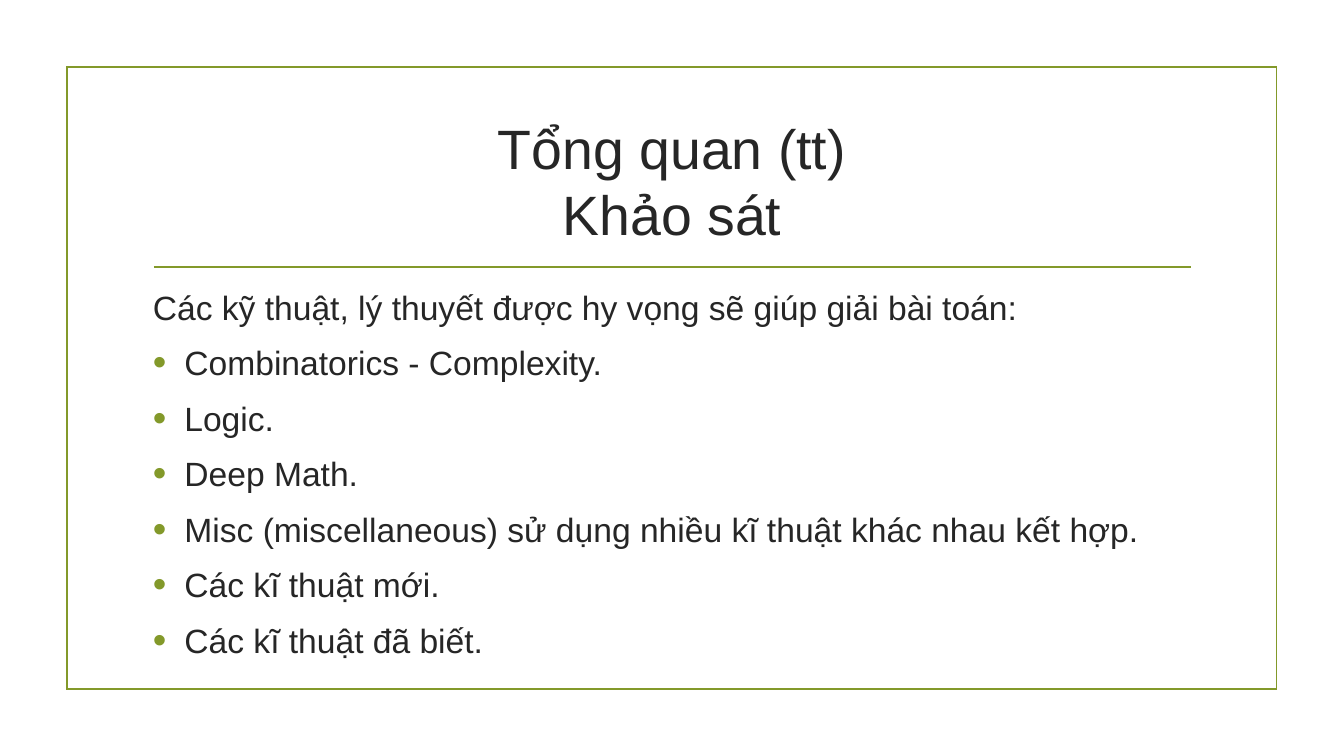
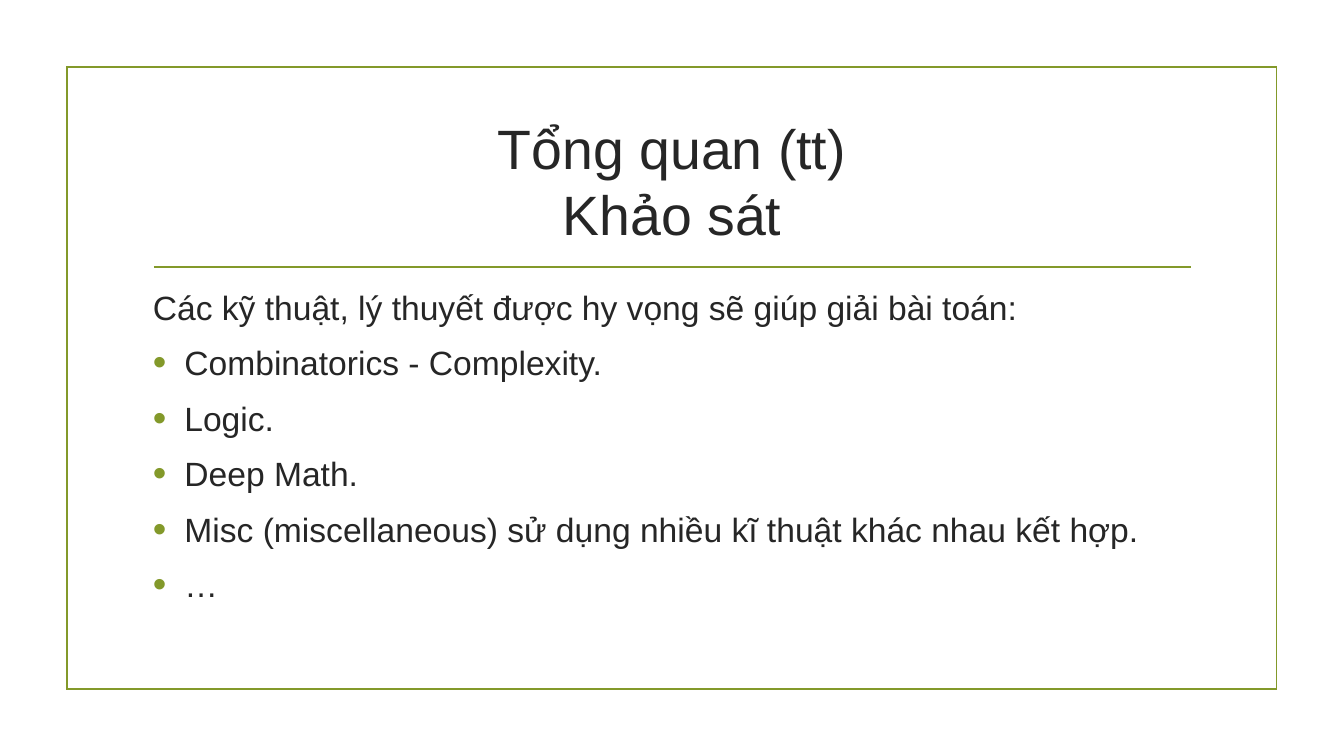
Before and after one commit to hungnguyen0606/PvsNP, a slide deck: slide 8 of Báo cáo đồ án cuối kì.pptx. Drawn at 1344x756 pixels with LibreOffice and Linux fonts; fonts in the diff are those of the drawing; background and template pictures are left out. Boxes give left, top, right and bottom in pixels: in the first picture for what was removed or moved away, otherwise in the second. Text is boxed around its words. In the diff, an @@ line names an element or a change of style, - is before the commit and + after.

```diff
--- a/Báo cáo đồ án cuối kì.pptx
+++ b/Báo cáo đồ án cuối kì.pptx
@@ text at (x1=184, y1=572, x2=483, y2=658): text changed @@
-• Các kĩ thuật mới.
-• Các kĩ thuật đã biết.
+• …
```
Also in this commit, not shown: 19 other slides changed, 3 slides added, 1 other file.
